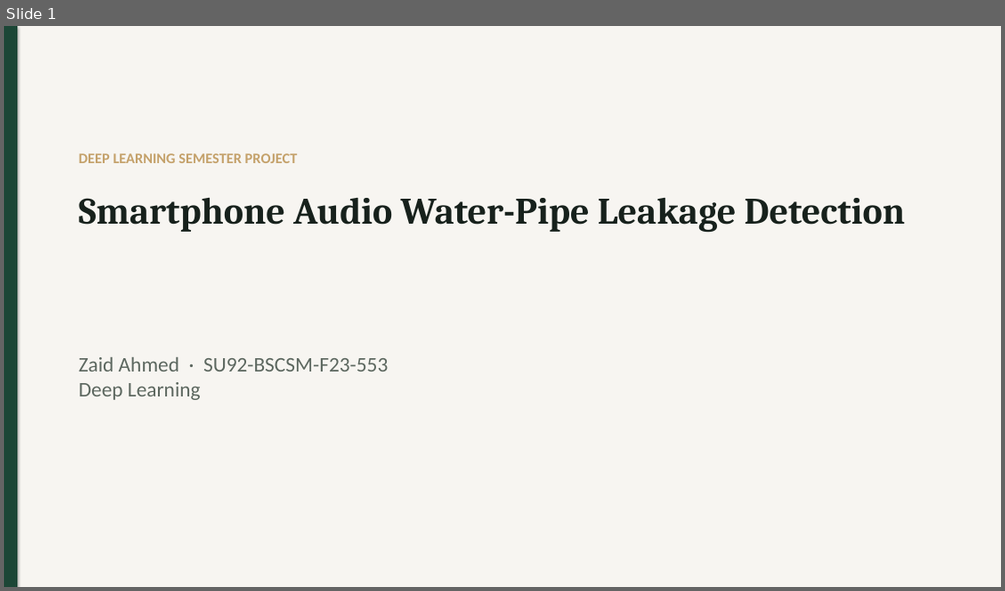
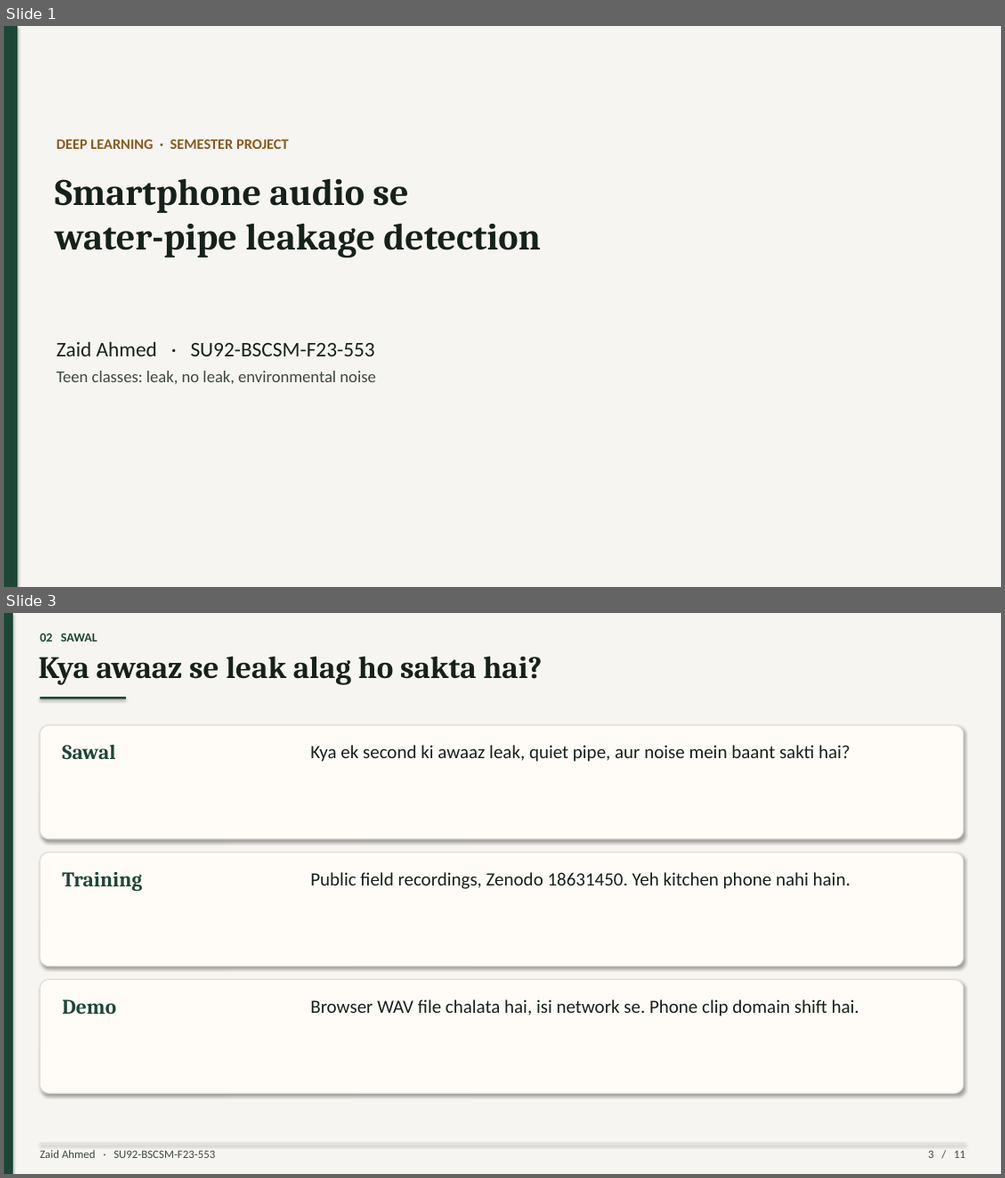
Before and after one commit to Zaidranjha095/water-pipe-leakage-detection, a slide deck: presentation/presentation.pptx. Shown one above the other, each under a label of ours: slide 1 before the commit, slides 1 and 3 after it; the slides between them are not shown. The pictures are 1005x591 and 1005x1178 pixels, drawn with LibreOffice and Linux fonts; fonts in the diff are those of the drawing. Boxes give left, top, right and bottom in pixels: in the first picture for what was removed or moved away, otherwise in the second. Text is boxed around its words. In the diff, an @@ line names an element or a change of style, - is before the commit and + after.

```diff
--- a/presentation/presentation.pptx
+++ b/presentation/presentation.pptx
@@ slide 3 added at [4, 613, 1001, 1174], background #F7F5F1 @@
@@ rectangle added at [4, 613, 13, 1174], fill #1C4636 @@
@@ text added at [40, 633, 97, 641], 12 pt, text #1C4636, bold @@
+02 SAWAL
@@ text added at [39, 656, 542, 685], 30 pt, text #17211C, bold @@
+Kya awaaz se leak alag ho sakta hai?
@@ rectangle added at [40, 697, 126, 699], fill #1C4636 @@
@@ rounded rectangle added at [40, 725, 963, 839], fill #FFFCF8, outline #E3DDD4 1 pt @@
@@ text added at [62, 745, 115, 759], 20 pt, text #1C4636, bold @@
+Sawal
@@ text added at [310, 745, 850, 762], 18 pt, text #17211C @@
+Kya ek second ki awaaz leak, quiet pipe, aur noise mein baant sakti hai?
@@ rounded rectangle added at [40, 852, 963, 966], fill #FFFCF8, outline #E3DDD4 1 pt @@
@@ text added at [62, 872, 142, 891], 20 pt, text #1C4636, bold @@
+Training
@@ text added at [310, 872, 850, 889], 18 pt, text #17211C @@
+Public field recordings, Zenodo 18631450. Yeh kitchen phone nahi hain.
@@ rounded rectangle added at [40, 980, 963, 1093], fill #FFFCF8, outline #E3DDD4 1 pt @@
@@ text added at [62, 999, 116, 1013], 20 pt, text #1C4636, bold @@
+Demo
@@ text added at [310, 999, 859, 1016], 18 pt, text #17211C @@
+Browser WAV file chalata hai, isi network se. Phone clip domain shift hai.
@@ rectangle added at [40, 1143, 966, 1143], fill #E3DDD4 @@
@@ text added at [40, 1150, 215, 1158], 11 pt, text #3E4843 @@
+Zaid Ahmed · SU92-BSCSM-F23-553
@@ text added at [928, 1150, 965, 1158], 11 pt, text #3E4843 @@
+3 / 11
@@ slide 1 changed as well @@
@@ background #FFFFFF to #F7F5F1 @@
@@ rectangle removed at [4, 26, 1001, 587] @@
@@ text at [57, 139, 289, 149]: text changed; text colour #C4A16A to #8A5A1E @@
-DEEP LEARNING SEMESTER PROJECT
+DEEP LEARNING · SEMESTER PROJECT
@@ text at [55, 178, 541, 258]: text changed @@
-Smartphone Audio Water-Pipe Leakage Detection
+Smartphone audio se
+water-pipe leakage detection
@@ text at [57, 341, 375, 356]: text changed; text colour #5C675F to #17211C @@
-Zaid Ahmed · SU92-BSCSM-F23-553
-Deep Learning
+Zaid Ahmed · SU92-BSCSM-F23-553
@@ text added at [57, 370, 375, 384], 16 pt, text #3E4843 @@
+Teen classes: leak, no leak, environmental noise
```
Also in this commit, not shown: 2 other slides changed, 7 other slides added, 8 slides removed, 22 other files.
